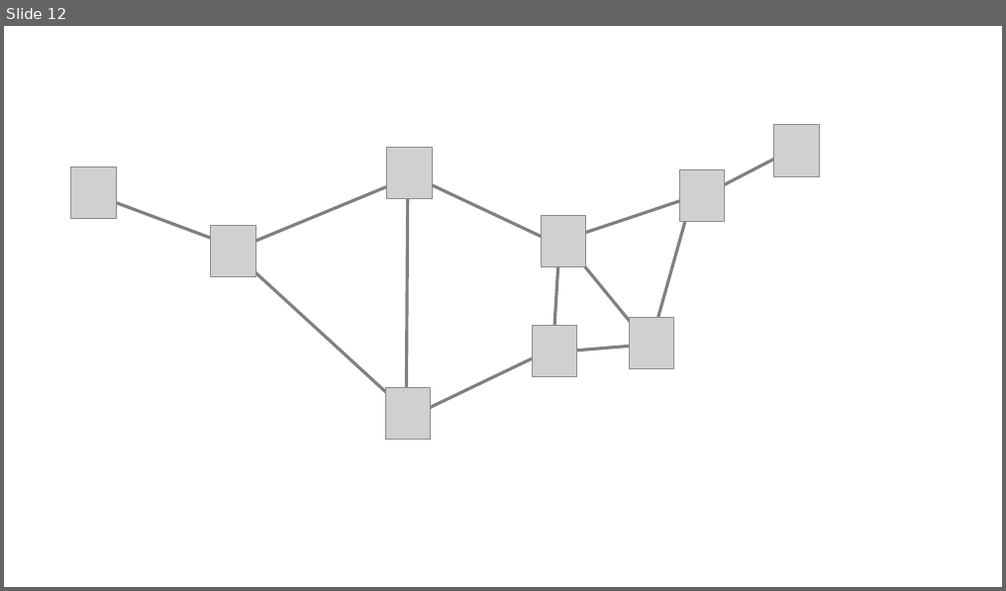
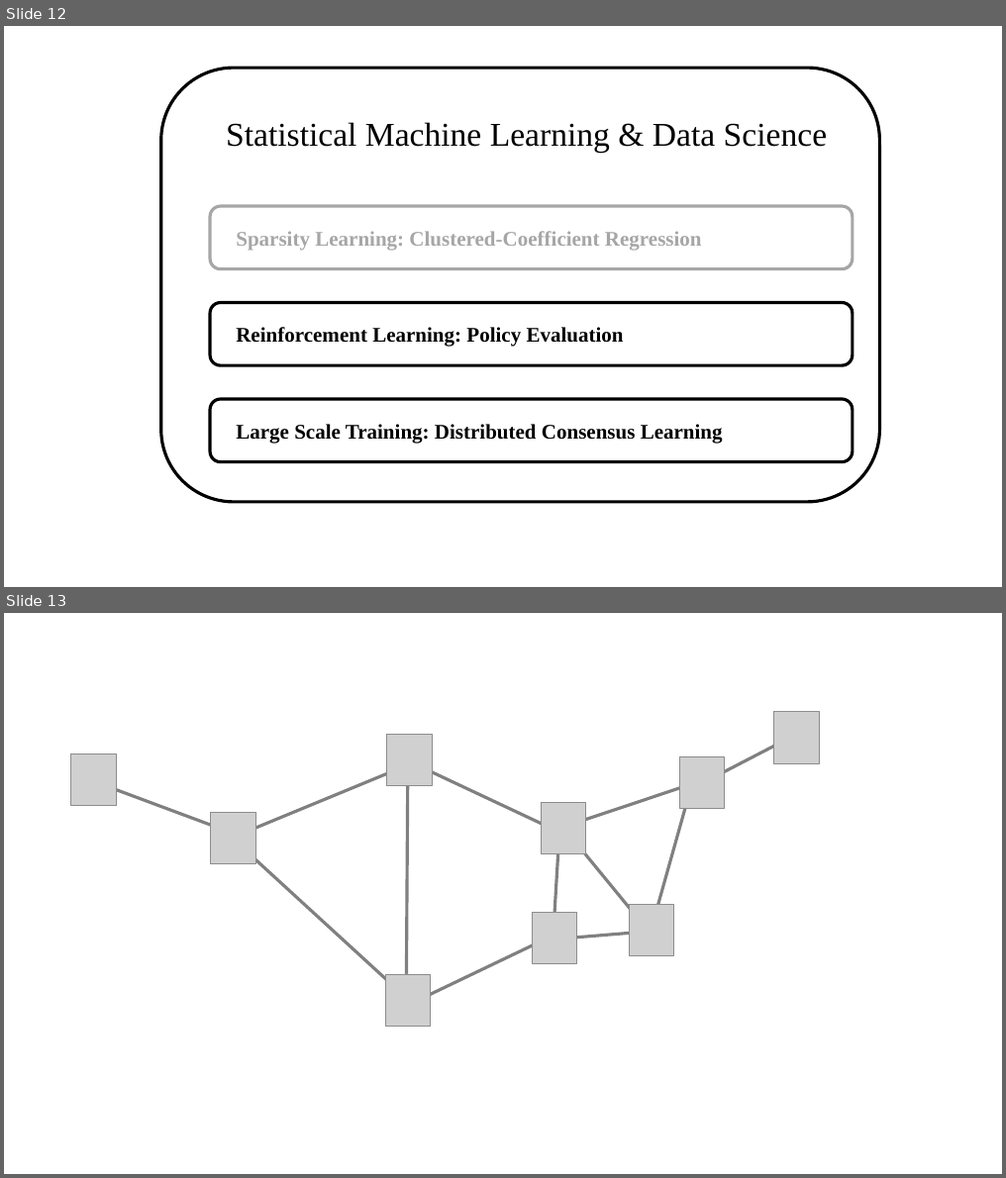
Before and after one commit to xinzhang-nac/xinzhang-nac-old.github.io, a slide deck: images/System.pptx. Shown one above the other, each under a label of ours: slide 12 before the commit, slides 12 and 13 after it. The pictures are 1006x591 and 1006x1178 pixels, drawn with LibreOffice and Linux fonts; fonts in the diff are those of the drawing; grey boxes stand for pictures; background and template pictures are left out. Boxes give left, top, right and bottom in pixels: in the first picture for what was removed or moved away, otherwise in the second. Text is boxed around its words. In the diff, an @@ line names an element or a change of style, - is before the commit and + after.

```diff
--- a/images/System.pptx
+++ b/images/System.pptx
@@ slide 12 added at [4, 26, 1002, 587], background #FFFFFF @@
@@ rounded rectangle added at [161, 68, 880, 502], fill #FFFFFF, outline #000000 3 pt @@
@@ text added at [226, 122, 827, 152], 32 pt, text #000000 @@
+Statistical Machine Learning & Data Science
@@ rounded rectangle added at [210, 206, 852, 270], fill #FFFFFF, outline #A6A6A6 3 pt, 20 pt, text #A6A6A6, bold @@
+Sparsity Learning: Clustered-Coefficient Regression
@@ rounded rectangle added at [210, 303, 852, 366], fill #FFFFFF, outline #000000 3 pt, 20 pt, text #000000, bold @@
+Reinforcement Learning: Policy Evaluation
@@ rounded rectangle added at [210, 399, 852, 463], fill #FFFFFF, outline #000000 3 pt, 20 pt, text #000000, bold @@
+Large Scale Training: Distributed Consensus Learning
@@ what was slide 12 is now slide 13 @@
```
Also in this commit, not shown: 1 slide changed, 5 other files.
